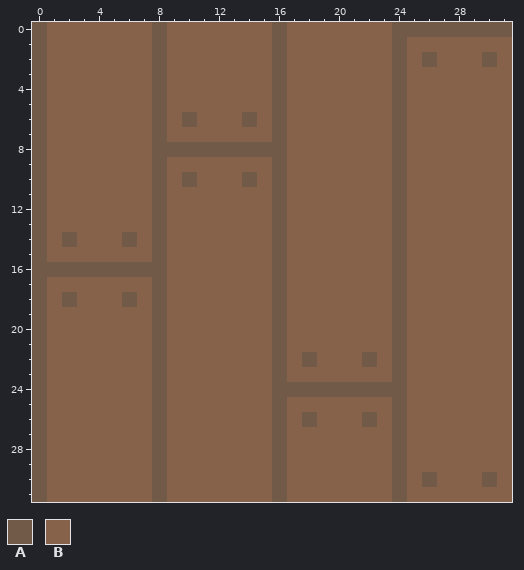
File history of a pixel-art file, Assets/Textures/WoodPlanks.aseprite. The first picture shows the starting point.
32x32 pixels, 1 frame.
Palette (. is transparent): A #715b48  B #86624a
Pixels before, first column x 0:
 0 ABBBBBBBABBBBBBBABBBBBBBAAAAAAAA
 1 ABBBBBBBABBBBBBBABBBBBBBABBBBBBB
 2 ABBBBBBBABBBBBBBABBBBBBBABABBBAB
 3 ABBBBBBBABBBBBBBABBBBBBBABBBBBBB
 4 ABBBBBBBABBBBBBBABBBBBBBABBBBBBB
 5 ABBBBBBBABBBBBBBABBBBBBBABBBBBBB
 6 ABBBBBBBABABBBABABBBBBBBABBBBBBB
 7 ABBBBBBBABBBBBBBABBBBBBBABBBBBBB
 8 ABBBBBBBAAAAAAAAABBBBBBBABBBBBBB
 9 ABBBBBBBABBBBBBBABBBBBBBABBBBBBB
10 ABBBBBBBABABBBABABBBBBBBABBBBBBB
11 ABBBBBBBABBBBBBBABBBBBBBABBBBBBB
12 ABBBBBBBABBBBBBBABBBBBBBABBBBBBB
13 ABBBBBBBABBBBBBBABBBBBBBABBBBBBB
14 ABABBBABABBBBBBBABBBBBBBABBBBBBB
15 ABBBBBBBABBBBBBBABBBBBBBABBBBBBB
16 AAAAAAAAABBBBBBBABBBBBBBABBBBBBB
17 ABBBBBBBABBBBBBBABBBBBBBABBBBBBB
18 ABABBBABABBBBBBBABBBBBBBABBBBBBB
19 ABBBBBBBABBBBBBBABBBBBBBABBBBBBB
20 ABBBBBBBABBBBBBBABBBBBBBABBBBBBB
21 ABBBBBBBABBBBBBBABBBBBBBABBBBBBB
22 ABBBBBBBABBBBBBBABABBBABABBBBBBB
23 ABBBBBBBABBBBBBBABBBBBBBABBBBBBB
24 ABBBBBBBABBBBBBBAAAAAAAAABBBBBBB
25 ABBBBBBBABBBBBBBABBBBBBBABBBBBBB
26 ABBBBBBBABBBBBBBABABBBABABBBBBBB
27 ABBBBBBBABBBBBBBABBBBBBBABBBBBBB
28 ABBBBBBBABBBBBBBABBBBBBBABBBBBBB
29 ABBBBBBBABBBBBBBABBBBBBBABBBBBBB
30 ABBBBBBBABBBBBBBABBBBBBBABABBBAB
31 ABBBBBBBABBBBBBBABBBBBBBABBBBBBB
And afterwards:
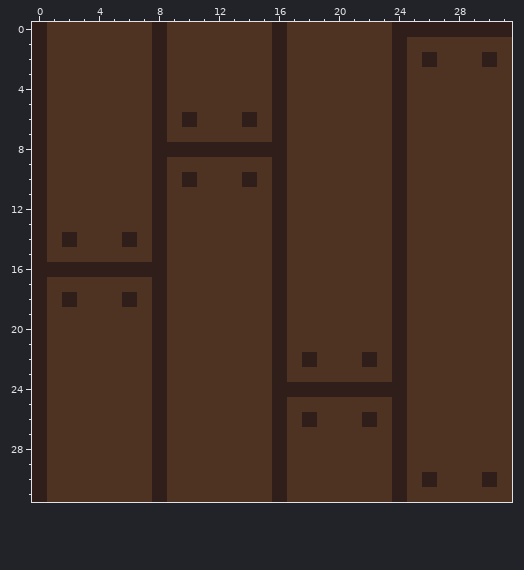
Change:
colour A: #715b48 -> #2f1e1a
colour B: #86624a -> #4f3322
Pixel boxes of the changes (left, top, right, bottom) in both pictures:
changed: (32, 22, 512, 502)
